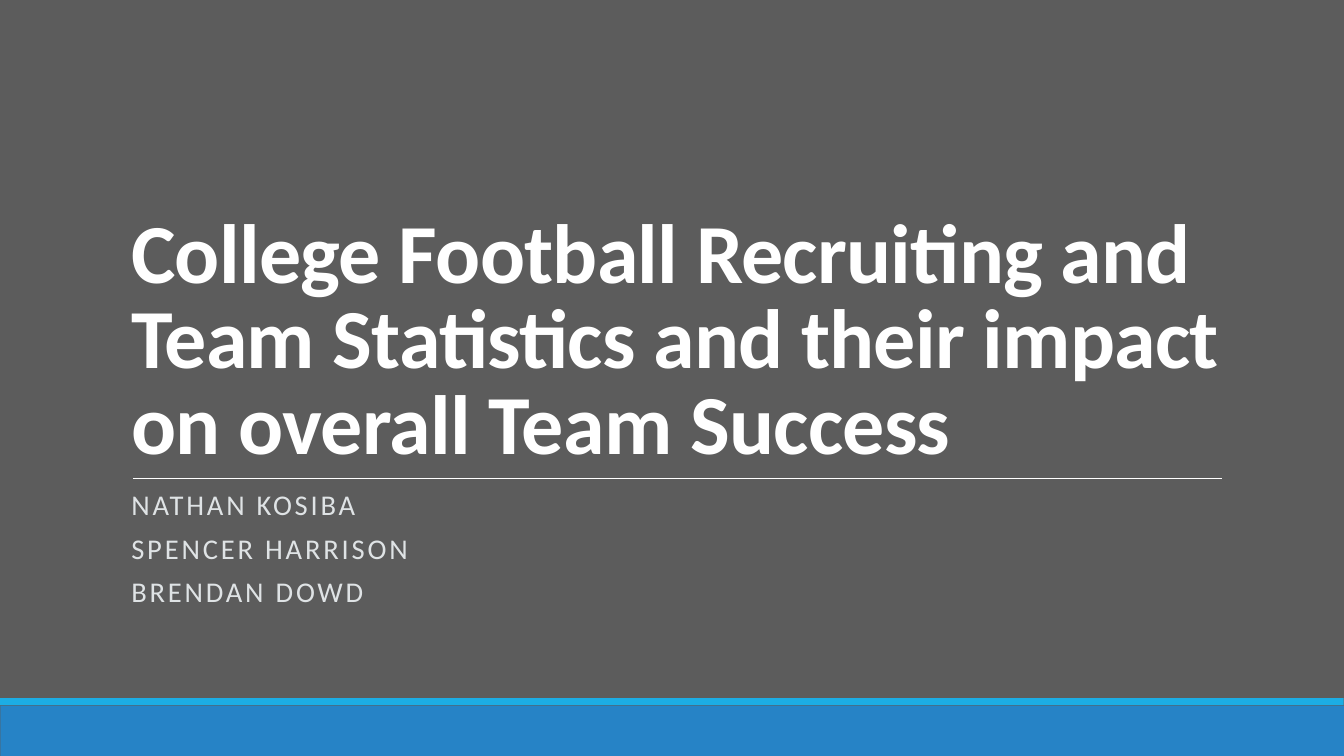
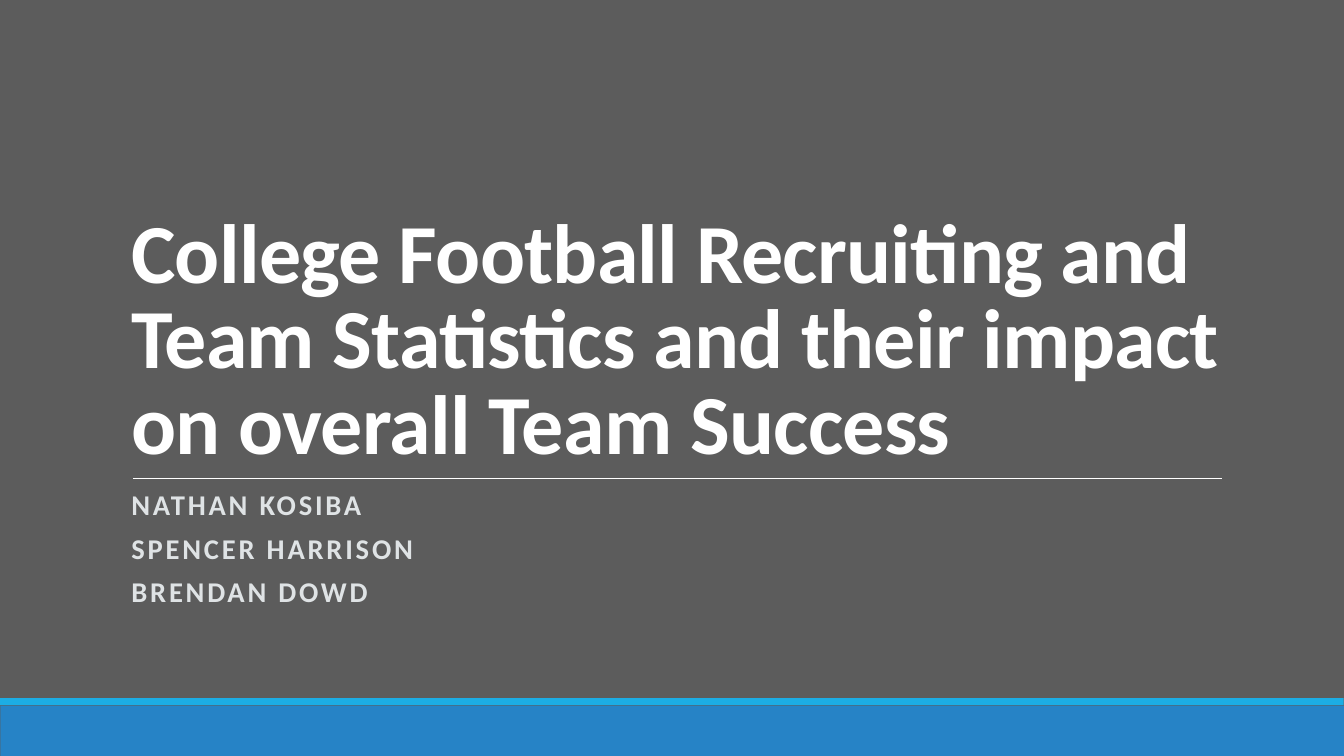
Before and after one commit to bdowd91/Project-1, a slide deck: slide 1 of CFBPresentation.pptx. Drawn at 1344x756 pixels with LibreOffice and Linux fonts; fonts in the diff are those of the drawing. Boxes give left, top, right and bottom in pixels: in the first picture for what was removed or moved away, otherwise in the second. Text is boxed around its words. In the diff, an @@ line names an element or a change of style, - is before the commit and + after.

```diff
--- a/CFBPresentation.pptx
+++ b/CFBPresentation.pptx
@@ subtitle "NATHAN KOSIBA" at (x1=131, y1=496, x2=413, y2=602): bold on @@
```
Also in this commit, not shown: 1 other slide changed.
